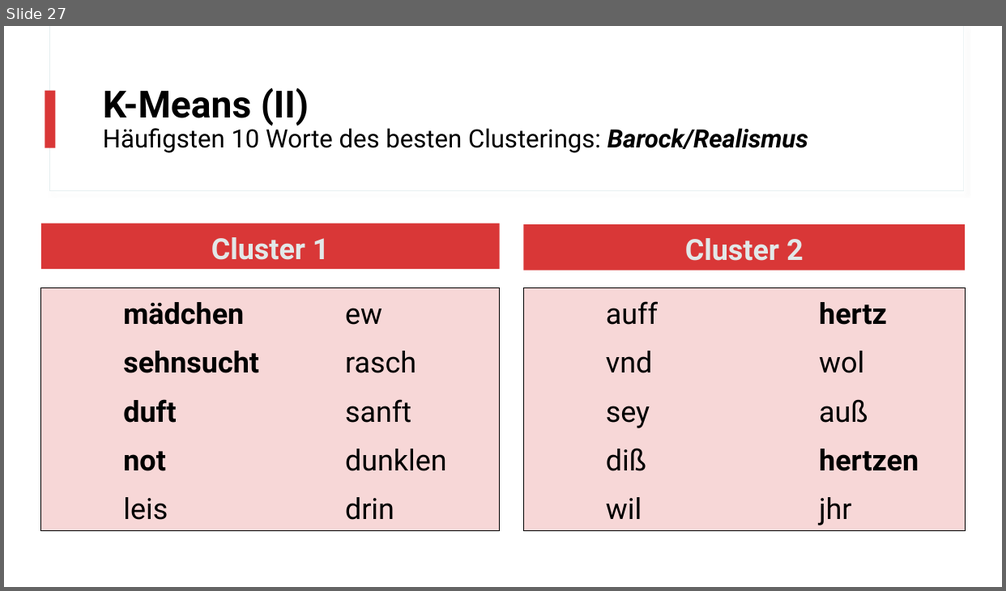
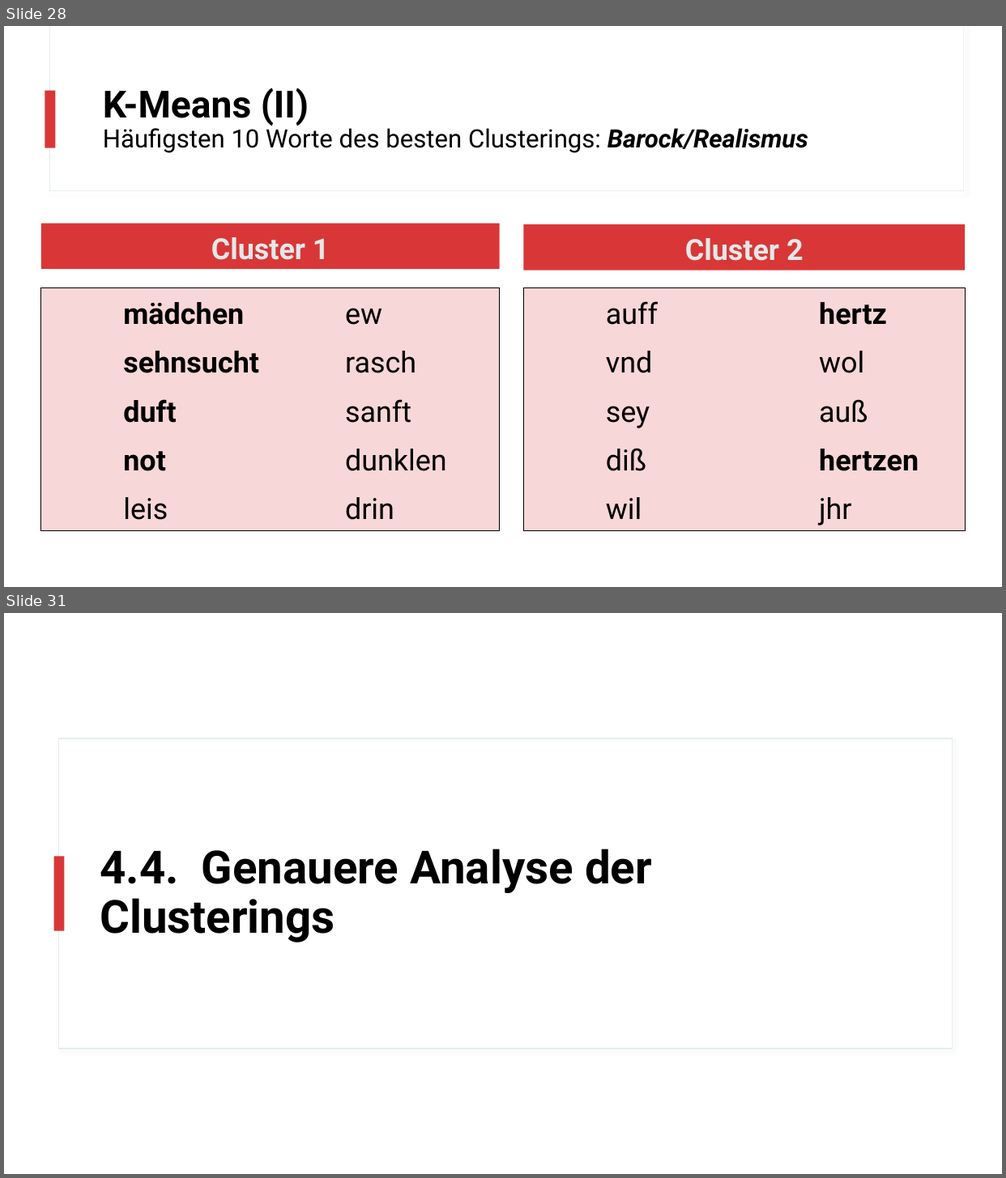
Before and after one commit to realjanpaulus/clusterpoems, a slide deck: presentation/clustering_presentation.pptx. Shown one above the other, each under a label of ours: slide 27 before the commit, slides 28 and 31 after it; the slides between them are not shown. The pictures are 1006x591 and 1006x1178 pixels, drawn with LibreOffice and Linux fonts; fonts in the diff are those of the drawing. Boxes give left, top, right and bottom in pixels: in the first picture for what was removed or moved away, otherwise in the second. Text is boxed around its words. In the diff, an @@ line names an element or a change of style, - is before the commit and + after.

```diff
--- a/presentation/clustering_presentation.pptx
+++ b/presentation/clustering_presentation.pptx
@@ slide 31 added at <box>4,613,1002,1174</box>, background #FFFFFF @@
@@ rectangle added at <box>58,739,953,1050</box>, fill #FFFFFF, outline #E5EEF0 1 pt @@
@@ title added at <box>100,849,652,943</box>, 44 pt, text #000000, bold @@
+4.4. Genauere Analyse der Clusterings
@@ rectangle added at <box>54,856,65,931</box>, fill #D93737 @@
@@ what was slide 27 is now slide 28 @@
```
Also in this commit, not shown: 1 slide changed, 5 other slides added, 10 other files.
